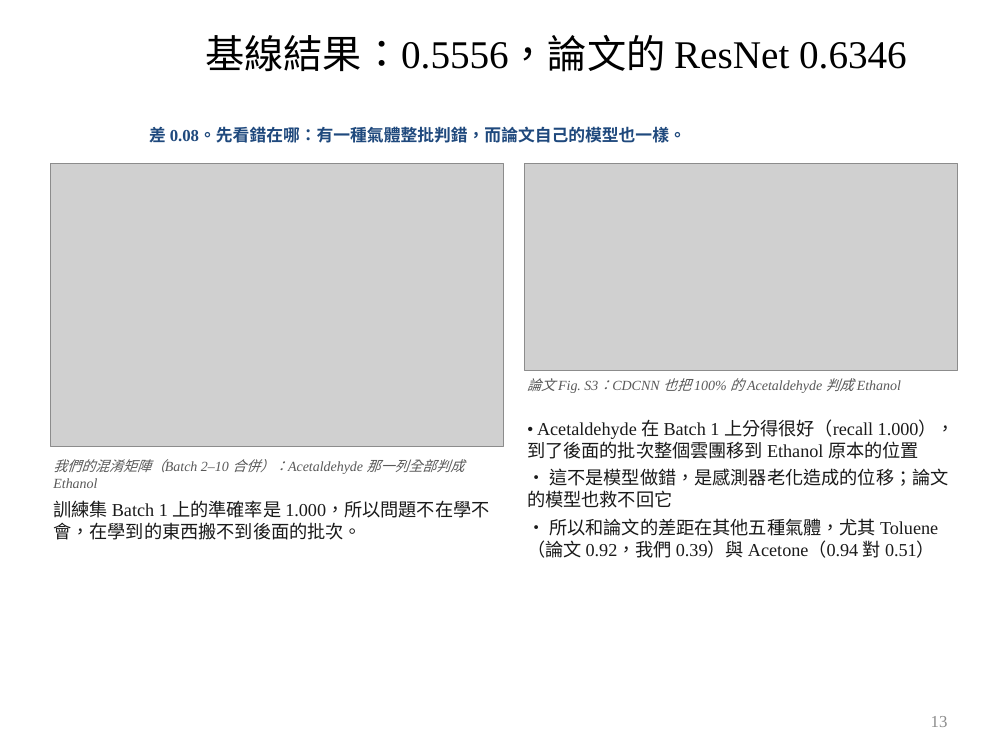
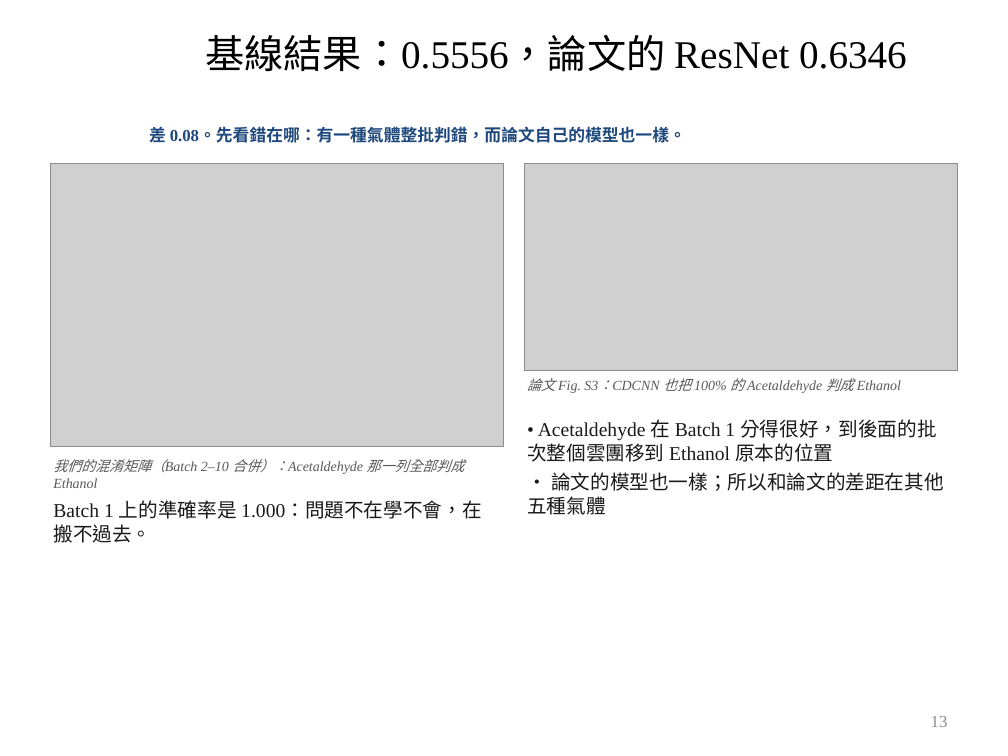
Before and after one commit to wintera1233/cdcnn, a slide deck: slide 13 of reports/09-22-merged.pptx. Drawn at 1008x756 pixels with LibreOffice and Linux fonts; fonts in the diff are those of the drawing; grey boxes stand for pictures; background and template pictures are left out. Boxes give left, top, right and bottom in pixels: in the first picture for what was removed or moved away, otherwise in the second. Text is boxed around its words. In the diff, an @@ line names an element or a change of style, - is before the commit and + after.

```diff
--- a/reports/09-22-merged.pptx
+++ b/reports/09-22-merged.pptx
@@ text at bbox=[527, 419, 944, 515]: text changed; size 13 to 14 pt @@
-• Acetaldehyde 在 Batch 1 上分得很好（recall 1.000），到了後面的批次整個雲團移到 Ethanol 原本的位置
-• 這不是模型做錯，是感測器老化造成的位移；論文的模型也救不回它
-• 所以和論文的差距在其他五種氣體，尤其 Toluene（論文 0.92，我們 0.39）與 Acetone（0.94 對 0.51）
+• Acetaldehyde 在 Batch 1 分得很好，到後面的批次整個雲團移到 Ethanol 原本的位置
+• 論文的模型也一樣；所以和論文的差距在其他五種氣體
@@ text at bbox=[53, 500, 482, 543]: text changed; size 13 to 14 pt @@
-訓練集 Batch 1 上的準確率是 1.000，所以問題不在學不會，在學到的東西搬不到後面的批次。
+Batch 1 上的準確率是 1.000：問題不在學不會，在搬不過去。
```
Also in this commit, not shown: 10 other slides changed, 2 other files.
